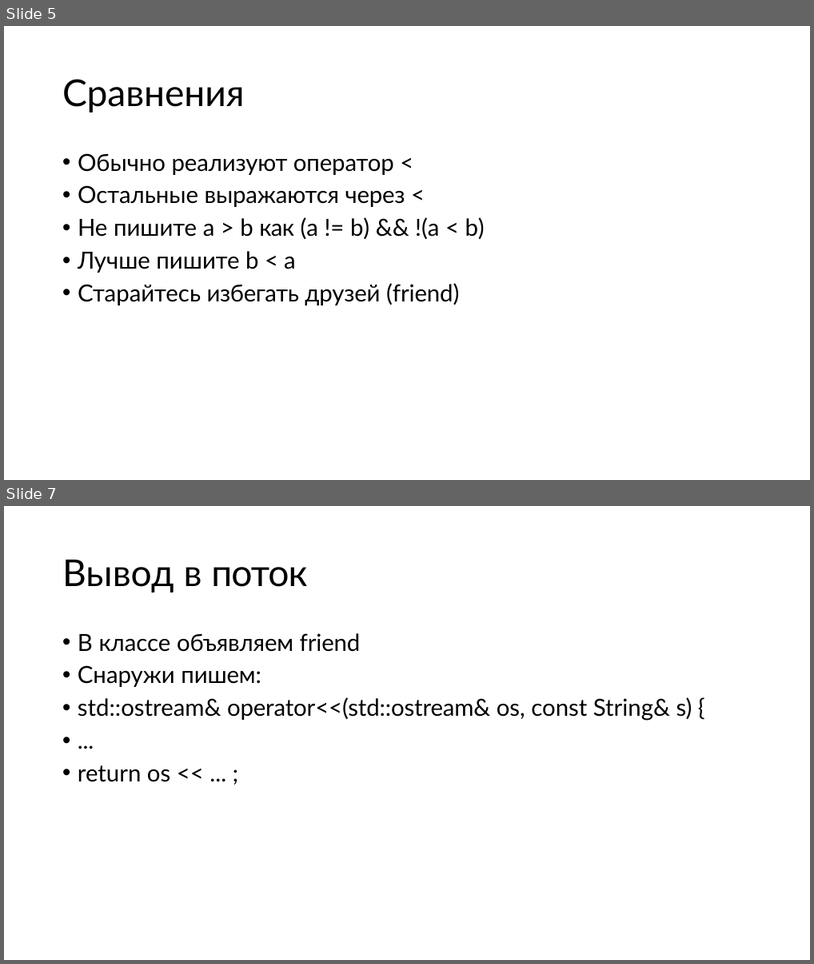
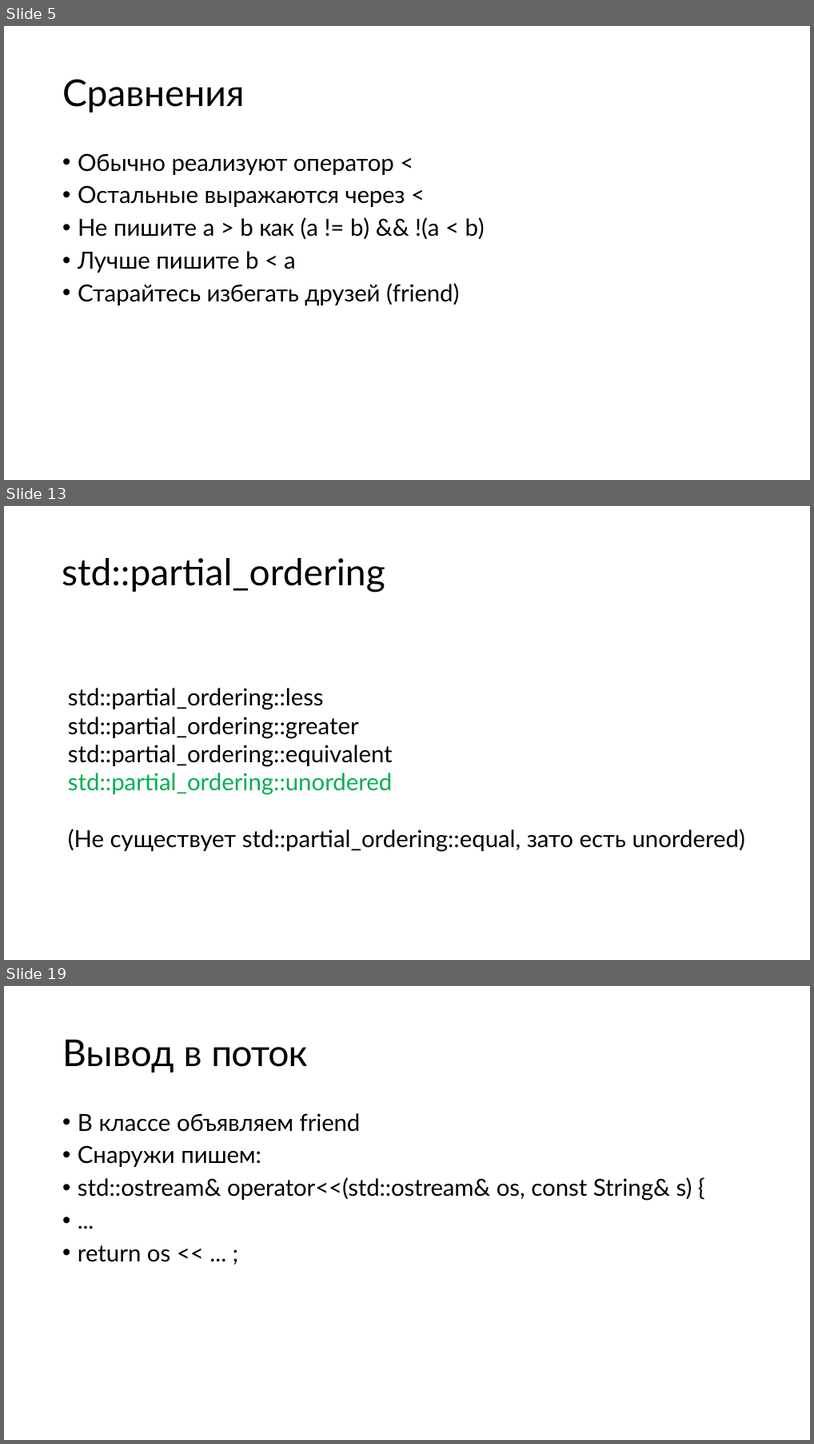
Before and after one commit to kostya2709/C_Plus_Plus_seminars, a slide deck: fall/sem_9_overload/presentations/Семинар_9.pptx. Shown one above the other, each under a label of ours: slides 5 and 7 before the commit, slides 5, 13 and 19 after it; the slides between them are not shown. The pictures are 814x964 and 814x1444 pixels, drawn with LibreOffice and Linux fonts; fonts in the diff are those of the drawing. Boxes give left, top, right and bottom in pixels: in the first picture for what was removed or moved away, otherwise in the second. Text is boxed around its words. In the diff, an @@ line names an element or a change of style, - is before the commit and + after.

```diff
--- a/fall/sem_9_overload/presentations/Семинар_9.pptx
+++ b/fall/sem_9_overload/presentations/Семинар_9.pptx
@@ slide 13 added at bbox=[4, 506, 810, 960], background #FFFFFF @@
@@ title added at bbox=[62, 558, 386, 592], 44 pt, text #000000 @@
+std::partial_ordering
@@ text added at bbox=[68, 688, 746, 851], 28 pt, text #000000 @@
+std::partial_ordering::less
+std::partial_ordering::greater
+std::partial_ordering::equivalent
+std::partial_ordering::unordered
+(Не существует std::partial_ordering::equal, зато есть unordered)
@@ what was slide 7 is now slide 19 @@
```
Also in this commit, not shown: 1 slide changed, 11 other slides added, 25 other files.
